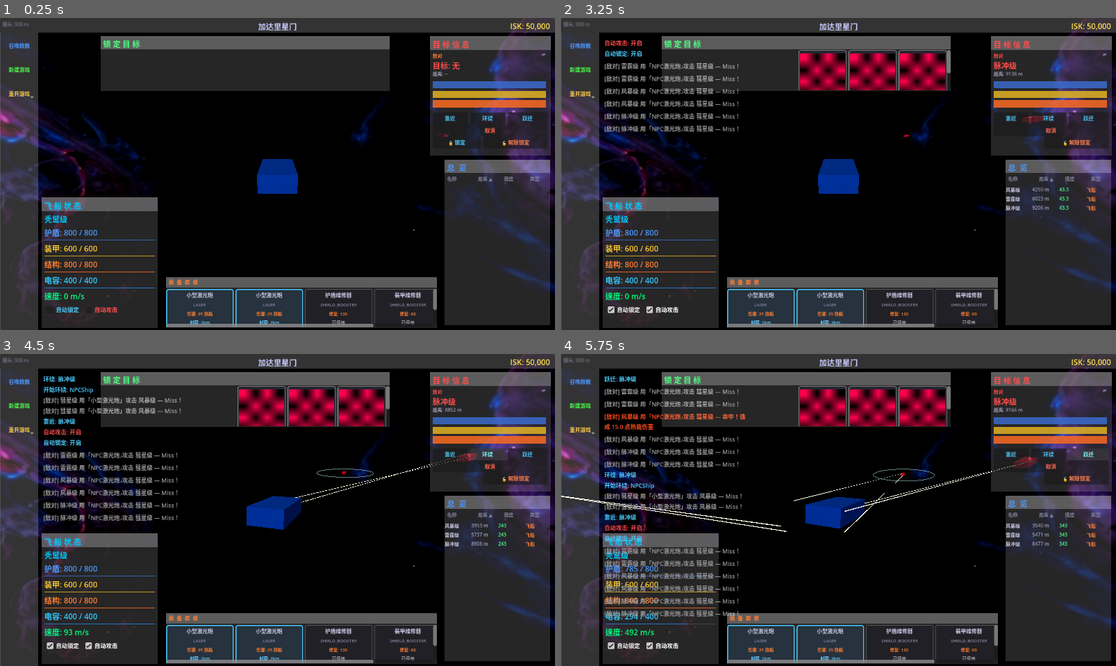
Above: before the commit, frames 1-4 (two rows, left to right).
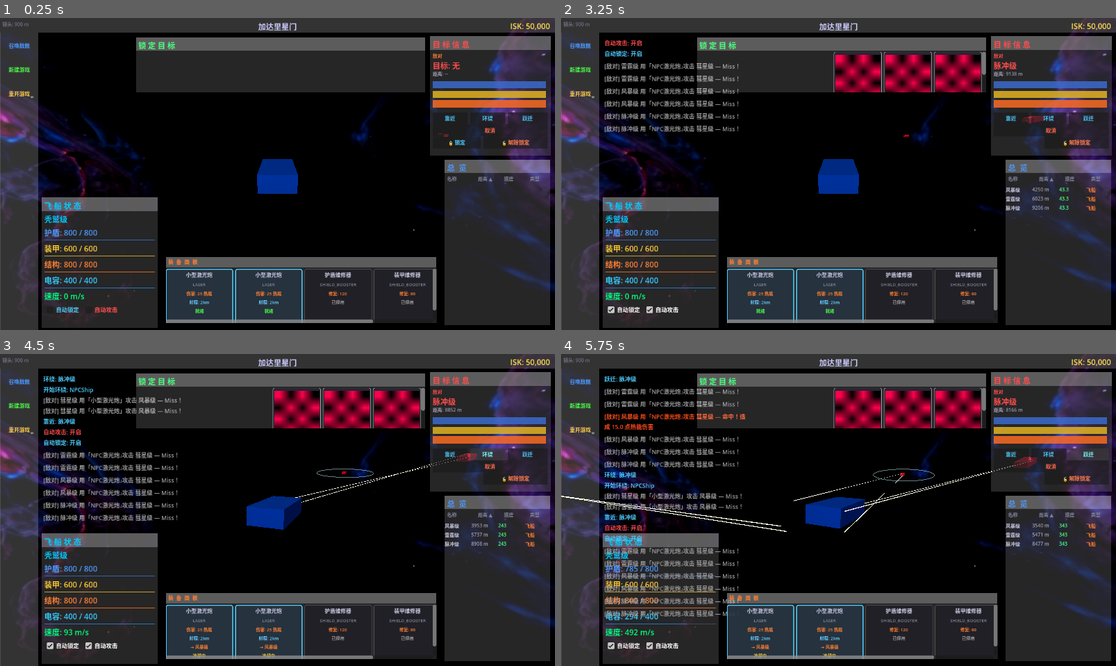
Above: after the commit, the same moments.

Repository: ZhanXuzhao/space-war
Game: Godot game, scene res://scenes/main.tscn
Same seed, same stepped clock (60 frames per second), same inputs: the game is played once before the commit and once after it. The engine's default icon, where the game draws it, is replaced by a stand-in: a white triangle on a blue panel in a dark square.
Inputs:
- Up to frame 1 (0.25 s): no input
- Up to frame 2 (3.25 s): click "新建游戏" at 0.5 s; click "重开游戏" at 1.25 s; click "自动锁定" at 2 s; click "自动攻击" at 2.75 s
- Up to frame 3 (4.5 s): click "靠近" at 3.5 s; click "环绕" at 4.25 s
- Up to frame 4 (5.75 s): click "跃迁" at 5 s

The runs differ from the first frame. In frame 1, 9.9% of the frame differs, in the area x 18-79%, y 5-100%; in frame 2, 13%; in frame 3, 13%; in frame 4, 13%.

Commit message:
fix a bug

Diff:
--- a/scenes/ui/HUD.tscn
+++ b/scenes/ui/HUD.tscn
@@ -593,10 +593,10 @@
 [node name="LockedPanel" type="Panel" parent="." unique_id=1627314985]
 anchors_preset = 9
 anchor_bottom = 1.0
-offset_left = 209.0
-offset_top = 37.0
-offset_right = 809.0
-offset_bottom = -497.0
+offset_left = 282.0
+offset_top = 40.0
+offset_right = 882.0
+offset_bottom = -494.0
 grow_vertical = 2
 theme_override_styles/panel = SubResource("overview_bg")
 script = ExtResource("2_draggable")
@@ -672,10 +672,10 @@
 anchor_top = 1.0
 anchor_right = 1.0
 anchor_bottom = 1.0
-offset_left = 345.0
-offset_top = -110.0
-offset_right = -245.0
-offset_bottom = -5.0
+offset_left = 344.0
+offset_top = -152.0
+offset_right = -246.0
+offset_bottom = -14.0
 grow_horizontal = 2
 grow_vertical = 0
 theme_override_styles/panel = SubResource("overview_bg")
--- a/scripts/ui/HUD.gd
+++ b/scripts/ui/HUD.gd
@@ -1222,11 +1222,11 @@
 		global_ref.init_player_data()
 
 	# 重新加载主场景
-	get_tree().change_scene_to_file("res://scenes/main.tscn")
+	get_tree().reload_current_scene()
 
 func _on_restart_game_pressed() -> void:
 	# 直接重新加载主场景，不重置数据
-	get_tree().change_scene_to_file("res://scenes/main.tscn")
+	get_tree().reload_current_scene()
 
 func _delete_save_files() -> void:
 	# 删除面板布局存档（含自动锁定/攻击设置）
Not shown: 1 places in scenes/ui/HUD.tscn that only renumber resources
